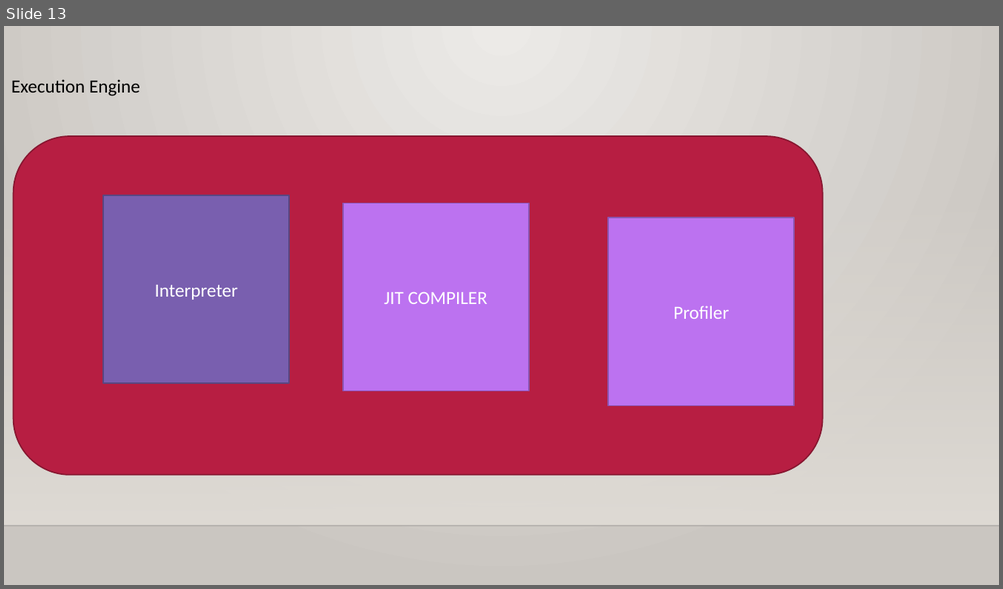
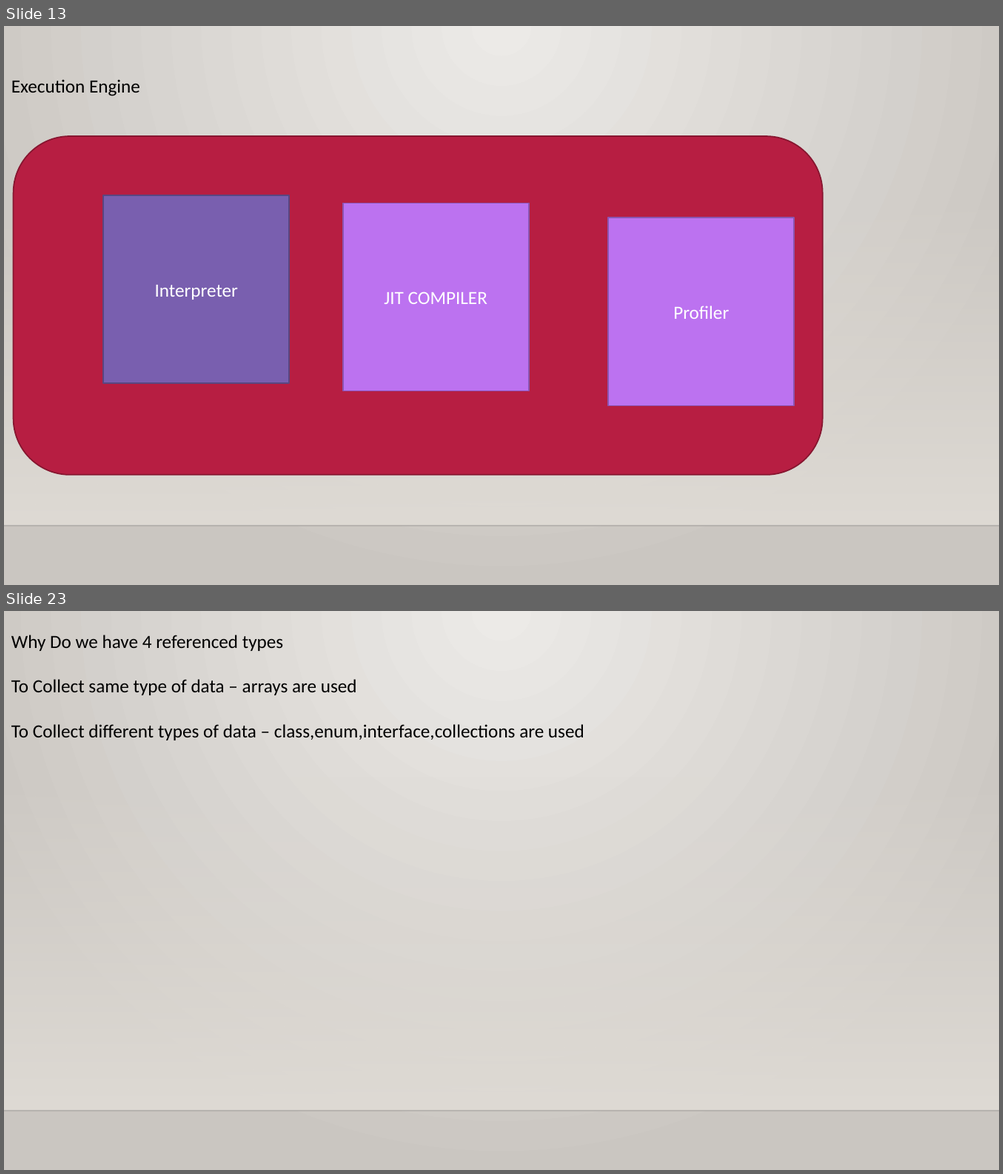
Before and after one commit to vamsisandeep143/javabatch, a slide deck: Core Java training.pptx. Shown one above the other, each under a label of ours: slide 13 before the commit, slides 13 and 23 after it; the slides between them are not shown. The pictures are 1003x589 and 1003x1174 pixels, drawn with LibreOffice and Linux fonts; fonts in the diff are those of the drawing; background and template pictures are left out. Boxes give left, top, right and bottom in pixels: in the first picture for what was removed or moved away, otherwise in the second. Text is boxed around its words. In the diff, an @@ line names an element or a change of style, - is before the commit and + after.

```diff
--- a/Core Java training.pptx
+++ b/Core Java training.pptx
@@ slide 23 added at (4,611,999,1170), background gradient #ECEAE7 to #CAC7C1; not listed: 2 template elements that a slide beside it also shows @@
@@ text added at (11,635,584,741), 18 pt, text #000000 @@
+Why Do we have 4 referenced types
+To Collect same type of data – arrays are used
+To Collect different types of data – class,enum,interface,collections are used
```
Also in this commit, not shown: 3 slides changed, 30 other slides added, 9 slides removed.
